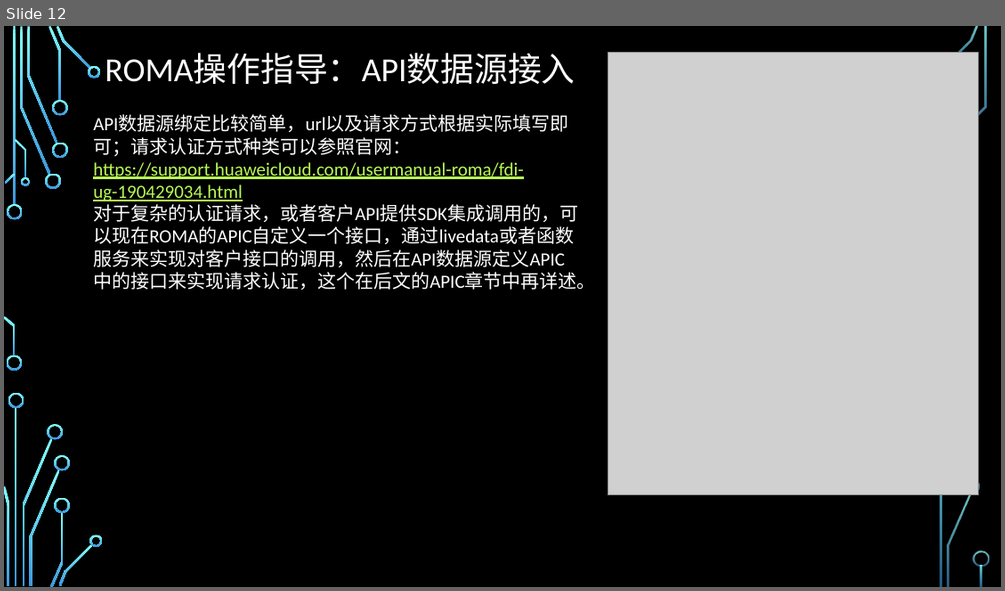
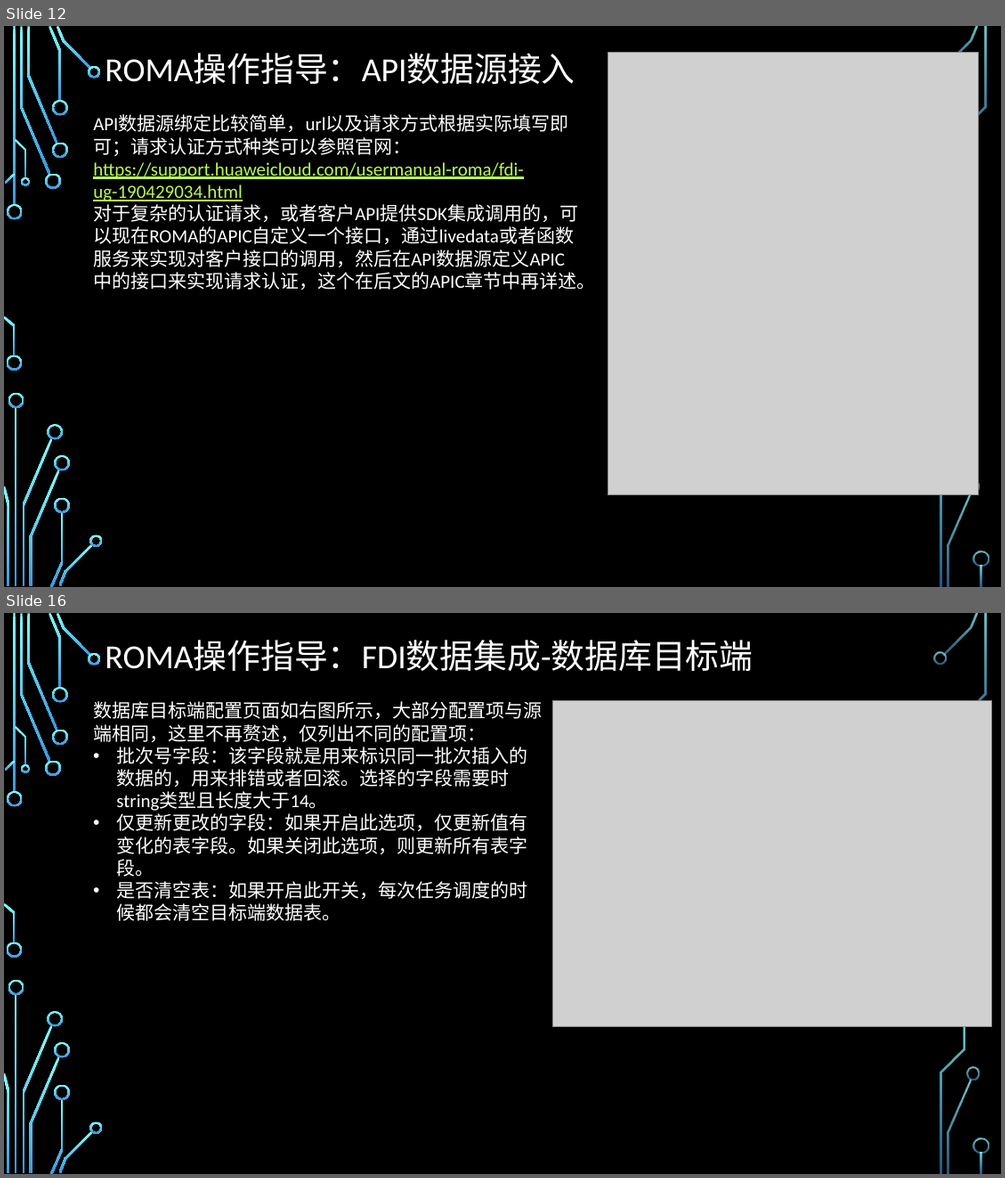
Before and after one commit to zhaoxukl1314/roma, a slide deck: ROMA使用手册.pptx. Shown one above the other, each under a label of ours: slide 12 before the commit, slides 12 and 16 after it; the slides between them are not shown. The pictures are 1005x591 and 1005x1178 pixels, drawn with LibreOffice and Linux fonts; fonts in the diff are those of the drawing; grey boxes stand for pictures; background and template pictures are left out. Boxes give left, top, right and bottom in pixels: in the first picture for what was removed or moved away, otherwise in the second. Text is boxed around its words. In the diff, an @@ line names an element or a change of style, - is before the commit and + after.

```diff
--- a/ROMA使用手册.pptx
+++ b/ROMA使用手册.pptx
@@ slide 16 added at bbox=[4, 613, 1001, 1174], background picture (left out); not listed: 33 template elements that a slide beside it also shows @@
@@ title added at bbox=[105, 641, 752, 671], 32.4 pt, text #CCE8CF @@
+ROMA操作指导：FDI数据集成-数据库目标端
@@ freeform shape added at bbox=[933, 652, 947, 665], fill gradient #82FFFF to #3D97DE @@
@@ text added at bbox=[93, 701, 542, 921], 18 pt, text #CCE8CF @@
+数据库目标端配置页面如右图所示，大部分配置项与源端相同，这里不再赘述，仅列出不同的配置项：
+• 批次号字段：该字段就是用来标识同一批次插入的数据的，用来排错或者回滚。选择的字段需要时string类型且长度大于14。
+• 仅更新更改的字段：如果开启此选项，仅更新值有变化的表字段。如果关闭此选项，则更新所有表字段。
+• 是否清空表：如果开启此开关，每次任务调度的时候都会清空目标端数据表。
@@ picture added at bbox=[553, 700, 993, 1026] @@
@@ freeform shape added at bbox=[956, 1011, 971, 1027], fill gradient #82FFFF to #3D97DE @@
```
Also in this commit, not shown: 17 other slides changed, 3 other slides added, 1 slide removed.
